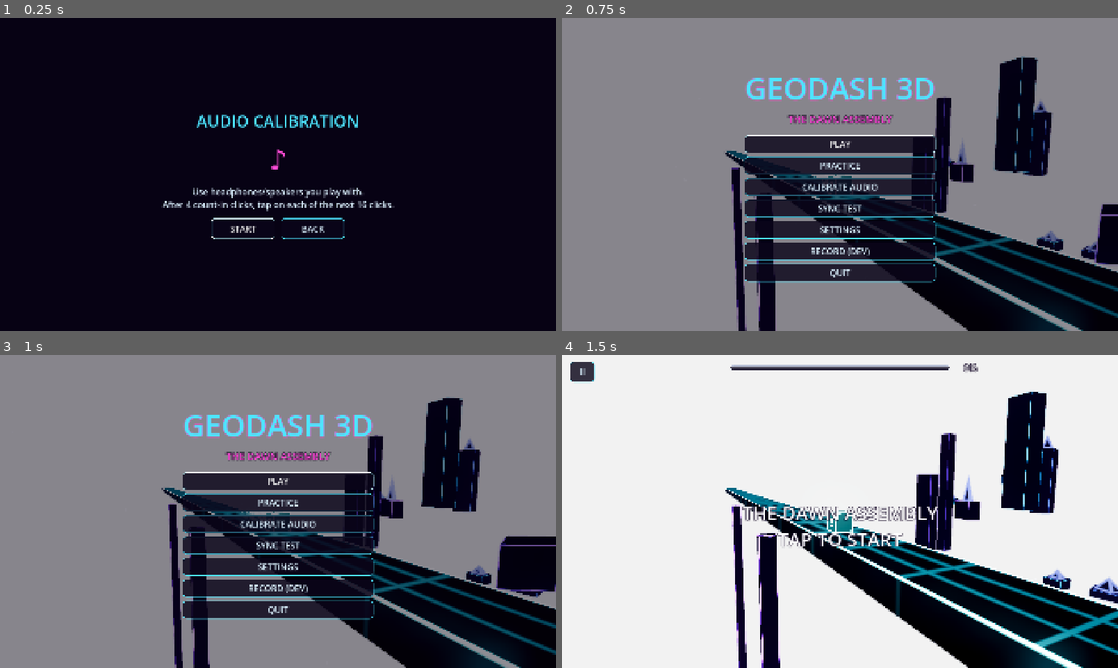
Above: before the commit, frames 1-4 (two rows, left to right).
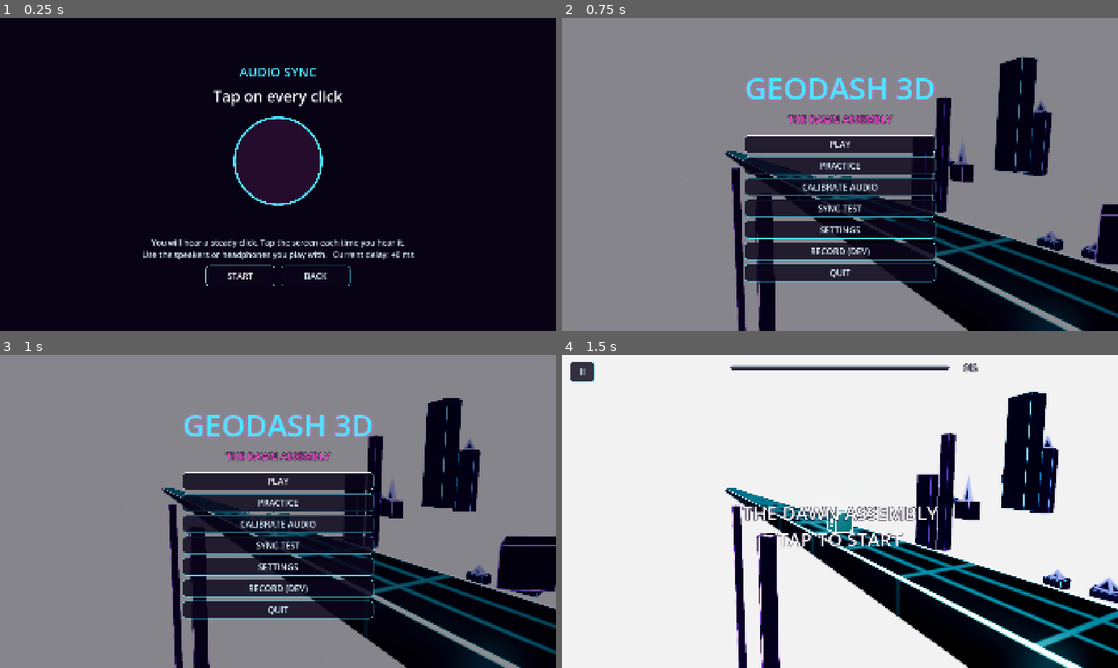
Above: after the commit, the same moments.

Repository: hangocdung/geoDash3d
Game: Godot game, scene res://src/ui/calibration/calibration_screen.tscn
Same seed, same stepped clock (60 frames per second), same inputs: the game is played once before the commit and once after it. This scene is started directly instead of the project's main scene.
Inputs:
- Up to frame 1 (0.25 s): no input
- Up to frame 2 (0.75 s): click "BACK" at 0.5 s
- Up to frame 3 (1 s): no input
- Up to frame 4 (1.5 s): click "PLAY" at 1.25 s

The runs differ from the first frame. In frame 1, 7.5% of the frame differs, in the area x 25-75%, y 16-86%; in frame 2, nothing differs; in frame 3, nothing differs; in frame 4, nothing differs.

Commit message:
fix(ui): clearer audio calibration (single click sound, tap from the first click, guide ring)
- One identical click (no accented downbeat); warm-up taps ignored silently instead of a count-in
- PulseRing pulses on the first 6 clicks, flashes on every tap; progress counter; auto-finish after 16 taps
- Plain-language result with USE THIS / TRY AGAIN

Co-Authored-By: Claude Opus 5.5 <noreply@anthropic.com>

Diff:
--- a/src/core/audio/click_track.gd
+++ b/src/core/audio/click_track.gd
@@ -13,8 +13,10 @@
 const NORMAL_GAIN: float = 0.55
 
 
-## Click on every whole beat from time 0 to `duration_sec`; the first beat of each bar is accented.
-static func generate(tempo: TempoMap, duration_sec: float, beats_per_bar: int = 4) -> AudioStreamWAV:
+## Click on every whole beat from time 0 to `duration_sec`. With `accent_downbeats` the first beat of each
+## bar uses a higher click (metronome); without it every click is identical (calibration).
+static func generate(tempo: TempoMap, duration_sec: float, beats_per_bar: int = 4,
+		accent_downbeats: bool = true) -> AudioStreamWAV:
 	if duration_sec <= 0.0:
 		push_error("ClickTrack: duration must be > 0 (got %f)" % duration_sec)
 		return null
@@ -26,7 +28,7 @@
 		var click_time: float = tempo.beat_to_time(float(beat))
 		if click_time >= duration_sec:
 			break
-		var accent: bool = posmod(beat, beats_per_bar) == 0
+		var accent: bool = accent_downbeats and posmod(beat, beats_per_bar) == 0
 		_write_click(data, roundi(click_time * MIX_RATE), ACCENT_FREQUENCY if accent else NORMAL_FREQUENCY,
 				ACCENT_GAIN if accent else NORMAL_GAIN)
 		beat += 1
--- a/src/ui/calibration/calibration_screen.gd
+++ b/src/ui/calibration/calibration_screen.gd
@@ -1,16 +1,20 @@
-# Audio latency calibration: plays clicks at 100 BPM, the player taps along to the sound for
-# 16 beats after a 4-beat count-in, and the robust mean tap error becomes UserSettings.audio_offset_sec.
-# Related: src/core/calibration_math.gd, src/core/audio/click_track.gd, src/core/user_settings.gd
+# Audio sync calibration: one identical click at 100 BPM; the player taps on every click from the start.
+# The first taps (warm-up) are ignored silently, the ring pulses only for the first clicks (then ears
+# only), and the robust mean error of 16 taps becomes UserSettings.audio_offset_sec.
+# Related: pulse_ring.gd, src/core/calibration_math.gd, src/core/audio/click_track.gd
 class_name CalibrationScreen
 extends Control
 
 enum Phase { INTRO, RUNNING, RESULT }
 
 const BPM: float = 100.0
-const FIRST_CLICK_SEC: float = 0.6
-const COUNT_IN_BEATS: int = 4
-const MEASURED_BEATS: int = 16
-const TAIL_BEATS: int = 2
+const FIRST_CLICK_SEC: float = 1.0
+## Taps ignored while the player settles into the rhythm.
+const WARMUP_TAPS: int = 4
+const MEASURED_TAPS: int = 16
+## The ring pulses with the first clicks to teach the rhythm; afterwards the player listens only.
+const GUIDE_CLICKS: int = 6
+const MAX_CLICKS: int = 48
 const MAX_ACCEPTED_ERROR_SEC: float = 0.25
 const MAX_GOOD_SPREAD_SEC: float = 0.04
 
@@ -20,11 +24,15 @@
 var _clock: SongClock
 var _errors: PackedFloat64Array = []
 var _tapped_beats: Dictionary[int, bool] = {}
+var _accepted_taps: int = 0
+var _last_click: int = -1
 var _estimate: CalibrationMath.Estimate
-var _indicator: Label
+var _ring: PulseRing
+var _headline: Label
+var _counter: Label
 var _status: Label
 var _start_button: Button
-var _save_button: Button
+var _use_button: Button
 var _retry_button: Button
 
 
@@ -32,8 +40,7 @@
 	theme = UiTheme.get_theme()
 	set_anchors_and_offsets_preset(Control.PRESET_FULL_RECT)
 	_tempo = TempoMap.constant(BPM, FIRST_CLICK_SEC)
-	var duration: float = _tempo.beat_to_time(float(COUNT_IN_BEATS + MEASURED_BEATS + TAIL_BEATS))
-	_clicks = ClickTrack.generate(_tempo, duration)
+	_clicks = ClickTrack.generate(_tempo, _tempo.beat_to_time(float(MAX_CLICKS)) + 0.5, 4, false)
 	_build_clock()
 	_build_layout()
 	_show_intro()
@@ -43,13 +50,14 @@
 	if _phase != Phase.RUNNING:
 		return
 	var beat: float = _tempo.time_to_beat(_clock.frame_time())
-	if beat < 0.0:
-		_indicator.text = "…"
-	elif beat < COUNT_IN_BEATS:
-		_indicator.text = str(COUNT_IN_BEATS - int(floorf(beat)))
-	else:
-		_indicator.text = "●".repeat(_errors.size()) + "○".repeat(maxi(MEASURED_BEATS - _errors.size(), 0))
-	if beat >= COUNT_IN_BEATS + MEASURED_BEATS + 0.5:
+	var click: int = int(floorf(beat))
+	if beat >= 0.0 and click != _last_click:
+		_last_click = click
+		if click < GUIDE_CLICKS:
+			_ring.pulse = 1.0
+		elif click == GUIDE_CLICKS:
+			_headline.text = "Keep tapping — just listen"
+	if _errors.size() >= MEASURED_TAPS or beat > MAX_CLICKS + 0.5:
 		_finish()
 
 
@@ -57,51 +65,56 @@
 	if _phase != Phase.RUNNING or not event.is_action_pressed(&"tap", false, true):
 		return
 	get_viewport().set_input_as_handled()
+	_ring.flash = 1.0
 	var tap_time: float = _clock.now()
 	var beat: int = roundi(_tempo.time_to_beat(tap_time))
-	if beat < COUNT_IN_BEATS or beat >= COUNT_IN_BEATS + MEASURED_BEATS or _tapped_beats.has(beat):
+	if beat < 0 or beat >= MAX_CLICKS or _tapped_beats.has(beat):
 		return
 	var error: float = CalibrationMath.tap_error(tap_time, _tempo)
 	if absf(error) > MAX_ACCEPTED_ERROR_SEC:
 		return
 	_tapped_beats[beat] = true
-	_errors.append(error)
-	_status.text = "%+d ms" % roundi(error * 1000.0)
+	_accepted_taps += 1
+	if _accepted_taps > WARMUP_TAPS:
+		_errors.append(error)
+	_counter.text = "%d / %d" % [mini(_accepted_taps, WARMUP_TAPS + MEASURED_TAPS), WARMUP_TAPS + MEASURED_TAPS]
 
 
 func _start() -> void:
 	_phase = Phase.RUNNING
 	_errors.clear()
 	_tapped_beats.clear()
-	_start_button.visible = false
-	_save_button.visible = false
-	_retry_button.visible = false
-	_status.text = "Listen… tap on every click"
-	_clock.start(_clicks, 0.0, 0.4)
+	_accepted_taps = 0
+	_last_click = -1
+	_set_buttons(false, false, false)
+	_headline.text = "Tap on every click"
+	_counter.text = "0 / %d" % (WARMUP_TAPS + MEASURED_TAPS)
+	_status.text = "Tap anywhere on the screen, in time with the sound."
+	_clock.start(_clicks, 0.0, 0.3)
 
 
 func _finish() -> void:
 	_phase = Phase.RESULT
 	_clock.stop()
 	_estimate = CalibrationMath.estimate(_errors)
-	_retry_button.visible = true
-	_retry_button.grab_focus()
+	_counter.text = ""
 	if not _estimate.is_valid:
-		_indicator.text = "?"
-		_status.text = "Not enough steady taps (%d). Try again." % _estimate.accepted_count
+		_headline.text = "Let's try again"
+		_status.text = "Not enough taps landed on the clicks.\nTap once for every click you hear."
+		_set_buttons(false, false, true)
 		return
 	var offset_ms: int = roundi(_estimate.offset_sec * 1000.0)
-	var spread_ms: int = roundi(_estimate.spread_sec * 1000.0)
-	_indicator.text = "%+d ms" % offset_ms
-	print("CALIBRATION offset_ms=%d spread_ms=%d taps=%d engine_latency_ms=%.1f" % [offset_ms, spread_ms,
-			_estimate.accepted_count, AudioServer.get_output_latency() * 1000.0])
-	var verdict: String = "Consistent" if _estimate.spread_sec <= MAX_GOOD_SPREAD_SEC else "Unsteady — consider retrying"
-	_status.text = "Audio offset %+d ms  (±%d ms, %s)\nCurrent: %+d ms" % [offset_ms, spread_ms, verdict,
-			roundi(UserSettings.audio_offset_sec * 1000.0)]
-	_save_button.visible = true
+	var steady: bool = _estimate.spread_sec <= MAX_GOOD_SPREAD_SEC
+	print("CALIBRATION offset_ms=%d spread_ms=%d taps=%d engine_latency_ms=%.1f" % [offset_ms,
+			roundi(_estimate.spread_sec * 1000.0), _estimate.accepted_count, AudioServer.get_output_latency() * 1000.0])
+	_headline.text = "Audio delay: %+d ms" % offset_ms
+	_status.text = "%s\nThe game will shift its timing by this amount so notes match what you hear." % (
+			"Your taps were nice and steady." if steady else "Your taps were a bit uneven — trying again may be more accurate.")
+	_set_buttons(false, true, true)
+	_use_button.grab_focus()
 
 
-func _save() -> void:
+func _use_result() -> void:
 	if _estimate == null or not _estimate.is_valid:
 		return
 	UserSettings.audio_offset_sec = _estimate.offset_sec
@@ -111,10 +124,19 @@
 
 func _show_intro() -> void:
 	_phase = Phase.INTRO
-	_indicator.text = "♪"
-	_status.text = "Use headphones/speakers you play with.\nAfter 4 count-in clicks, tap on each of the next %d clicks." \
-			% MEASURED_BEATS
+	_headline.text = "Tap on every click"
+	_counter.text = ""
+	_status.text = "You will hear a steady click. Tap the screen each time you hear it.\n" \
+			+ "Use the speakers or headphones you play with.   Current delay: %+d ms" % roundi(
+			UserSettings.audio_offset_sec * 1000.0)
+	_set_buttons(true, false, false)
 	_start_button.grab_focus()
+
+
+func _set_buttons(start_visible: bool, use_visible: bool, retry_visible: bool) -> void:
+	_start_button.visible = start_visible
+	_use_button.visible = use_visible
+	_retry_button.visible = retry_visible
 
 
 func _build_clock() -> void:
@@ -122,6 +144,7 @@
 	_clock.name = "SongClock"
 	var player := AudioStreamPlayer.new()
 	player.name = "Clicks"
+	player.bus = AudioBuses.UI
 	_clock.add_child(player)
 	_clock.audio_player = player
 	_clock.calibration_offset_sec = 0.0
@@ -140,28 +163,31 @@
 	column.grow_horizontal = Control.GROW_DIRECTION_BOTH
 	column.grow_vertical = Control.GROW_DIRECTION_BOTH
 	column.alignment = BoxContainer.ALIGNMENT_CENTER
-	column.add_theme_constant_override("separation", 26)
+	column.add_theme_constant_override("separation", 18)
 	column.mouse_filter = Control.MOUSE_FILTER_IGNORE
 	add_child(column)
-	column.add_child(UiTheme.make_label("AUDIO CALIBRATION", 56, UiTheme.ACCENT))
-	_indicator = UiTheme.make_label("", 96, UiTheme.HOT)
-	column.add_child(_indicator)
-	_status = UiTheme.make_label("", 30)
+	column.add_child(UiTheme.make_label("AUDIO SYNC", 44, UiTheme.ACCENT))
+	_headline = UiTheme.make_label("", 52, Color.WHITE)
+	column.add_child(_headline)
+	_ring = PulseRing.new()
+	_ring.size_flags_horizontal = Control.SIZE_SHRINK_CENTER
+	column.add_child(_ring)
+	_counter = UiTheme.make_label("", 40, UiTheme.HOT)
+	column.add_child(_counter)
+	_status = UiTheme.make_label("", 28)
 	column.add_child(_status)
 	var buttons := HBoxContainer.new()
 	buttons.alignment = BoxContainer.ALIGNMENT_CENTER
 	buttons.add_theme_constant_override("separation", 20)
 	column.add_child(buttons)
-	_start_button = _add_button(buttons, "START", _start)
-	_save_button = _add_button(buttons, "SAVE", _save)
-	_retry_button = _add_button(buttons, "RETRY", _start)
-	_add_button(buttons, "BACK", func() -> void: Scenes.go_to(get_tree(), Scenes.MAIN_MENU))
-	_save_button.visible = false
-	_retry_button.visible = false
+	_start_button = _add_button(buttons, "START", _start, &"ui.confirm")
+	_use_button = _add_button(buttons, "USE THIS", _use_result, &"ui.confirm")
+	_retry_button = _add_button(buttons, "TRY AGAIN", _start, &"ui.tap")
+	_add_button(buttons, "BACK", func() -> void: Scenes.go_to(get_tree(), Scenes.MAIN_MENU), &"ui.back")
 
 
-func _add_button(parent: Control, text: String, action: Callable) -> Button:
-	var button: Button = UiTheme.make_button(text, 220.0)
+func _add_button(parent: Control, text: String, action: Callable, sound_id: StringName) -> Button:
+	var button: Button = UiTheme.make_button(text, 240.0, 72.0, sound_id)
 	button.pressed.connect(action)
 	parent.add_child(button)
 	return button
--- /dev/null
+++ b/src/ui/calibration/pulse_ring.gd
@@ -0,0 +1,33 @@
+# Big circular target for the calibration screen: `pulse` (0..1) animates with the clicks while the
+# player learns the rhythm, `flash` (0..1) lights up on every tap. Pure drawing; input passes through.
+# Related: src/ui/calibration/calibration_screen.gd
+class_name PulseRing
+extends Control
+
+const RADIUS: float = 150.0
+const DECAY_PER_SEC: float = 5.0
+
+var pulse: float = 0.0
+var flash: float = 0.0
+var ring_color: Color = UiTheme.ACCENT
+var tap_color: Color = UiTheme.HOT
+
+
+func _ready() -> void:
+	mouse_filter = Control.MOUSE_FILTER_IGNORE
+	custom_minimum_size = Vector2(RADIUS * 2.0 + 40.0, RADIUS * 2.0 + 40.0)
+
+
+func _process(delta: float) -> void:
+	pulse = maxf(pulse - delta * DECAY_PER_SEC, 0.0)
+	flash = maxf(flash - delta * DECAY_PER_SEC, 0.0)
+	queue_redraw()
+
+
+func _draw() -> void:
+	var center: Vector2 = size * 0.5
+	var radius: float = RADIUS * (1.0 + pulse * 0.12)
+	draw_circle(center, radius, Color(tap_color, 0.12 + flash * 0.5))
+	draw_arc(center, radius, 0.0, TAU, 96, ring_color.lerp(Color.WHITE, pulse * 0.6), 6.0 + pulse * 6.0, true)
+	if flash > 0.0:
+		draw_arc(center, radius + 18.0 * (1.0 - flash), 0.0, TAU, 96, Color(tap_color, flash), 4.0, true)
Not shown, added: src/ui/calibration/pulse_ring.gd.uid
Not shown, changed: docs/roadmap.md
